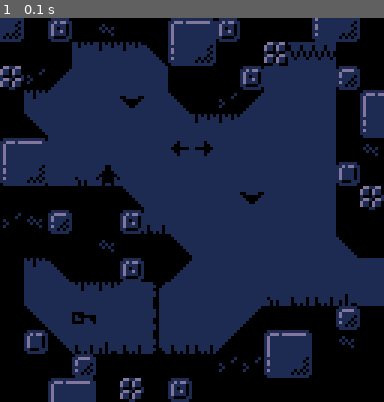
Above: before the commit, frame 1.
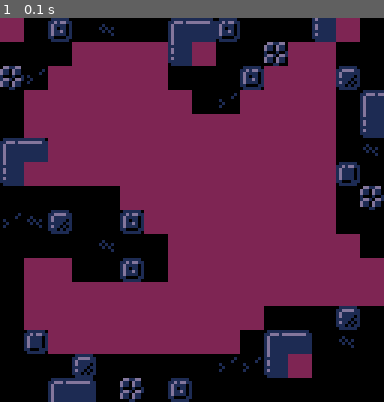
Above: after the commit, the same moment.

Repository: egordorichev/pemsa
Game: PICO-8 cartridge carts/test.p8
Two runs of this game, one before a commit and one after it. Both use one fixed random seed, a clock stepped at 60 frames per second and the inputs below.
Inputs:
- Up to frame 1 (0.1 s): no input

The runs differ from the first frame. In frame 1, 53% of the frame differs, in the area x 0-100%, y 0-94%.

Commit message:
Fget(), fset(), fixed map layered rendering

Diff:
--- a/carts/test.p8
+++ b/carts/test.p8
@@ -3,10 +3,11 @@
 __lua__
 palt(0, false)
 palt(14, true)
+fset(37, 0, false)
 
 function _draw()
-	cls(1)
-	map()
+	cls(2)
+	map(nil, nil, nil, nil, nil, nil, 1)
 end
 __gfx__
 33333333eeeeeeeeeeeeeeeeeeeeeeee0000000000000000e110000e000000000000000000000000eeeeeee00eeeeeee0115024511eeeeeeeeeeeeeeeeeeeeee
Not shown, changed: src/pemsa/cart/pemsa_cartridge_module.cpp
Not shown, changed: src/pemsa/graphics/pemsa_graphics_api.cpp
Not shown, changed: src/pemsa/memory/pemsa_memory_api.cpp
